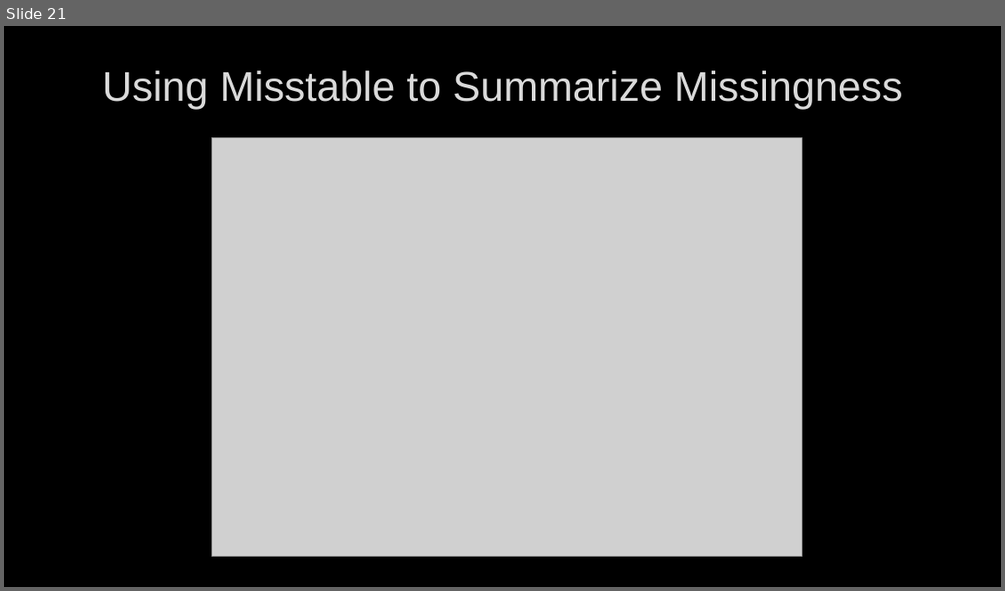
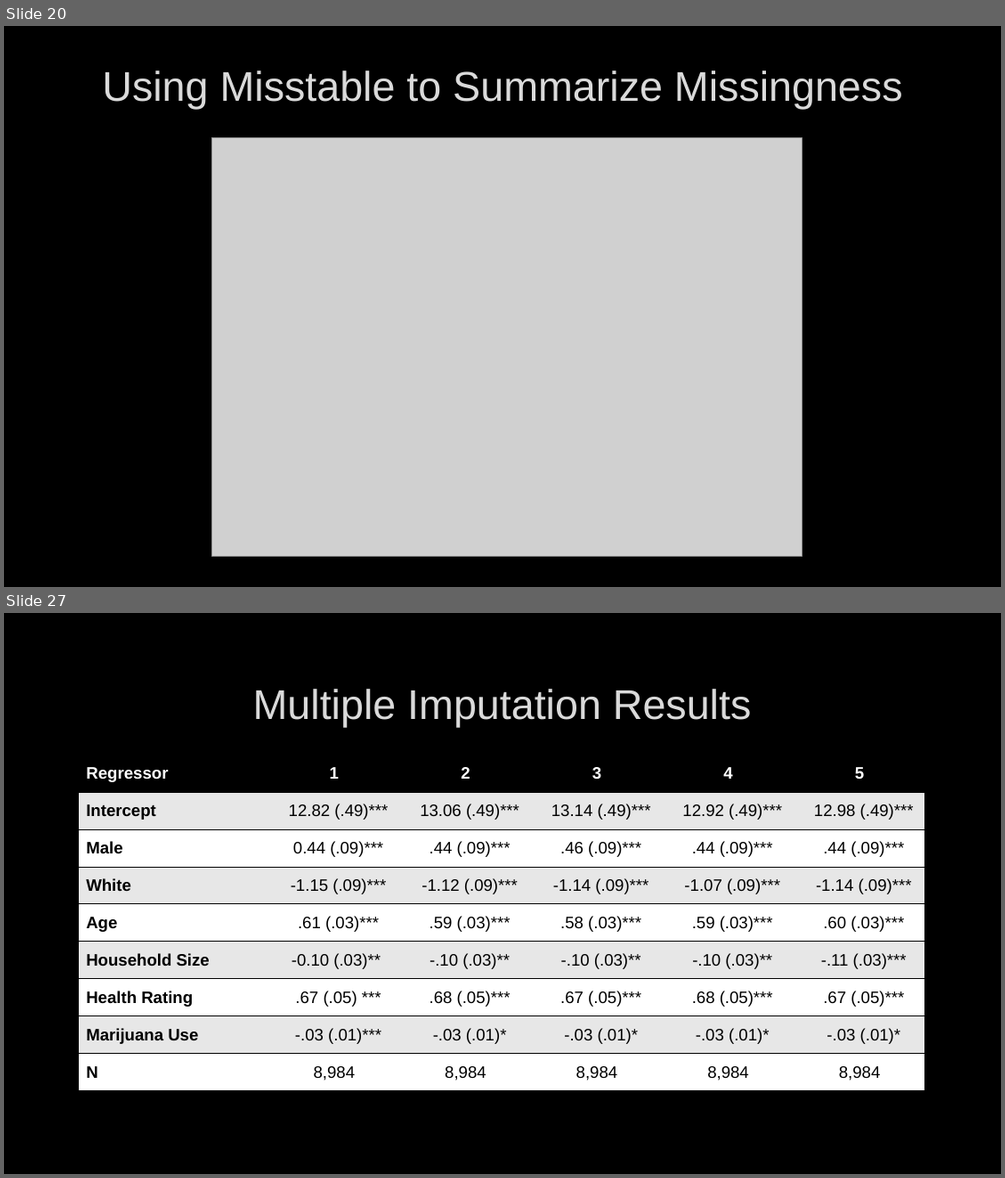
Before and after one commit to sdewittiii/Missing-Data-Imputation, a slide deck: Presentation/Multiple Imputation in Stata Tutorial.pptx. Shown one above the other, each under a label of ours: slide 21 before the commit, slides 20 and 27 after it; the slides between them are not shown. The pictures are 1005x591 and 1005x1178 pixels, drawn with LibreOffice and Linux fonts; fonts in the diff are those of the drawing; grey boxes stand for pictures; background and template pictures are left out. Boxes give left, top, right and bottom in pixels: in the first picture for what was removed or moved away, otherwise in the second. Text is boxed around its words. In the diff, an @@ line names an element or a change of style, - is before the commit and + after.

Commit message:
Finalizing Presentation
Finishing up the presentation and moving some files around. Might return to the Markdown format someday. It does mostly, it just did not want to show code and results for some reason on the slides. Need more time to debug it, but it's far easier to do that in R anyhow.

```diff
--- a/Presentation/Multiple Imputation in Stata Tutorial.pptx
+++ b/Presentation/Multiple Imputation in Stata Tutorial.pptx
@@ slide 27 added at box(4, 613, 1001, 1174), background picture (left out) @@
@@ title added at box(253, 689, 751, 727), 40 pt, text #DADADA @@
+Multiple Imputation Results
@@ table added at box(79, 755, 927, 1091), 9 rows, 6 columns @@
+Regressor | 1 | 2 | 3 | 4 | 5
+Intercept | 12.82 (.49)*** | 13.06 (.49)*** | 13.14 (.49)*** | 12.92 (.49)*** | 12.98 (.49)***
+Male | 0.44 (.09)*** | .44 (.09)*** | .46 (.09)*** | .44 (.09)*** | .44 (.09)***
+White | -1.15 (.09)*** | -1.12 (.09)*** | -1.14 (.09)*** | -1.07 (.09)*** | -1.14 (.09)***
+Age | .61 (.03)*** | .59 (.03)*** | .58 (.03)*** | .59 (.03)*** | .60 (.03)***
+Household Size | -0.10 (.03)** | -.10 (.03)** | -.10 (.03)** | -.10 (.03)** | -.11 (.03)***
+Health Rating | .67 (.05) *** | .68 (.05)*** | .67 (.05)*** | .68 (.05)*** | .67 (.05)***
+Marijuana Use | -.03 (.01)*** | -.03 (.01)* | -.03 (.01)* | -.03 (.01)* | -.03 (.01)*
+N | 8,984 | 8,984 | 8,984 | 8,984 | 8,984
@@ what was slide 21 is now slide 20 @@
```
Also in this commit, not shown: 8 slides changed, 6 other slides added, 1 slide removed, 12 other files.
